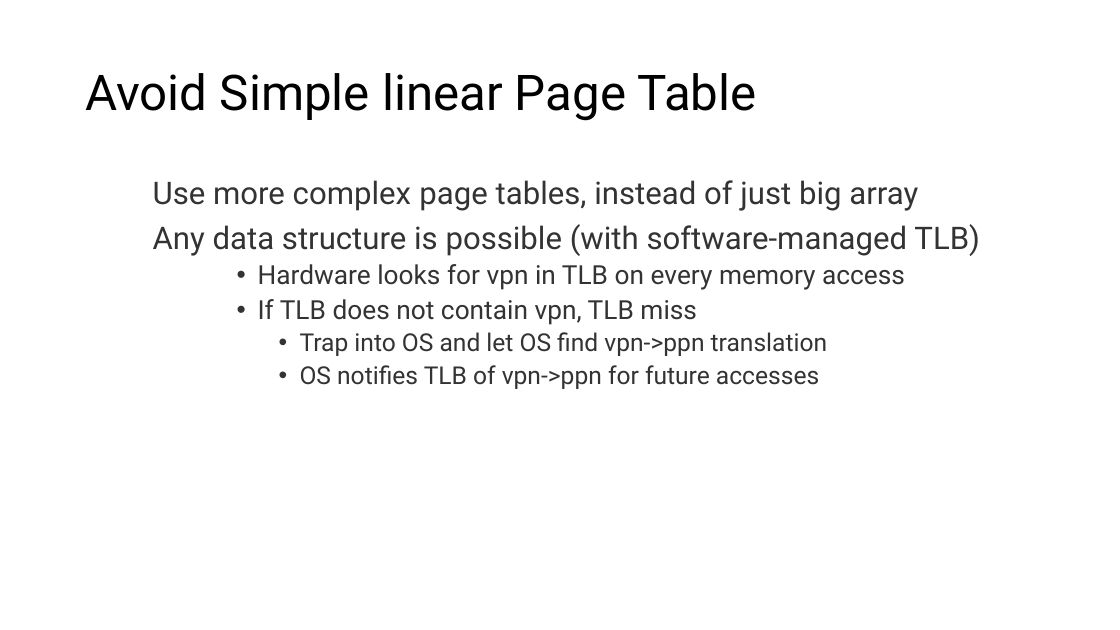
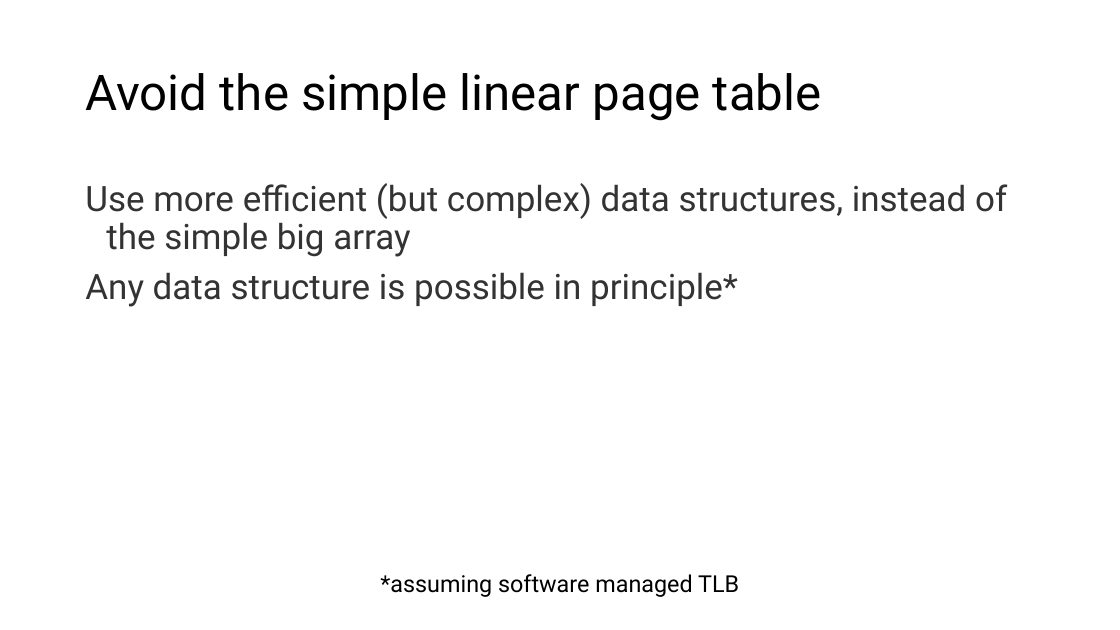
Before and after one commit to ngsrinivas/coursegen, a slide deck: slide 16 of ex/416-F23/staging/416-F23/lectures/06-paging.pptx. Drawn at 1120x630 pixels with LibreOffice and Linux fonts; fonts in the diff are those of the drawing. Boxes give left, top, right and bottom in pixels: in the first picture for what was removed or moved away, otherwise in the second. Text is boxed around its words. In the diff, an @@ line names an element or a change of style, - is before the commit and + after.

```diff
--- a/ex/416-F23/staging/416-F23/lectures/06-paging.pptx
+++ b/ex/416-F23/staging/416-F23/lectures/06-paging.pptx
@@ title at [85,73,822,121]: text changed @@
-Avoid Simple linear Page Table
+Avoid the simple linear page table
@@ text at [85,183,1007,307]: text changed; size 26.7 to 30 pt @@
-Use more complex page tables, instead of just big array
-Any data structure is possible (with software-managed TLB)
-    • Hardware looks for vpn in TLB on every memory access
-    • If TLB does not contain vpn, TLB miss
-      • Trap into OS and let OS find vpn->ppn translation
-      • OS notifies TLB of vpn->ppn for future accesses
+Use more efficient (but complex) data structures, instead of the simple big array
+Any data structure is possible in principle*
@@ text added at [380,574,739,597], 20 pt, text #000000 @@
+*assuming software managed TLB
```
Also in this commit, not shown: 42 other slides changed, 3 slides added, 62 slides removed, 4 other files.
